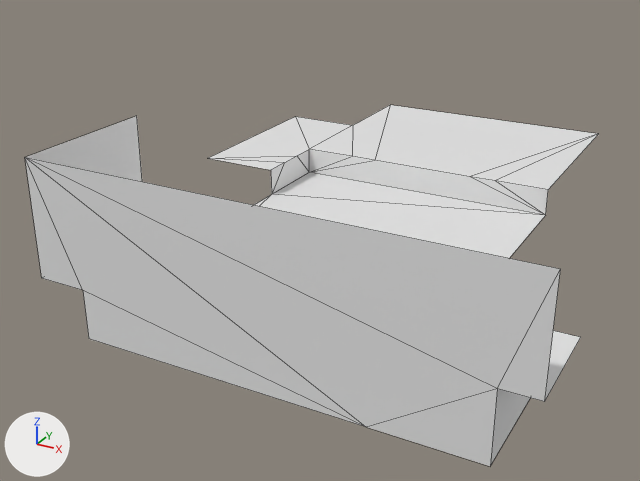
A saved change to the Blender file DummyMaps/Grand/Stage_S11.blend.
Before and after are seen from a 50 mm camera at (23.7, -54.2, 24.6) aimed at (-3.6, -4.6, -0.2). Lighting does not change. The marker at lower left points along +X, +Y and +Z. Mesh edges are drawn as thin lines.
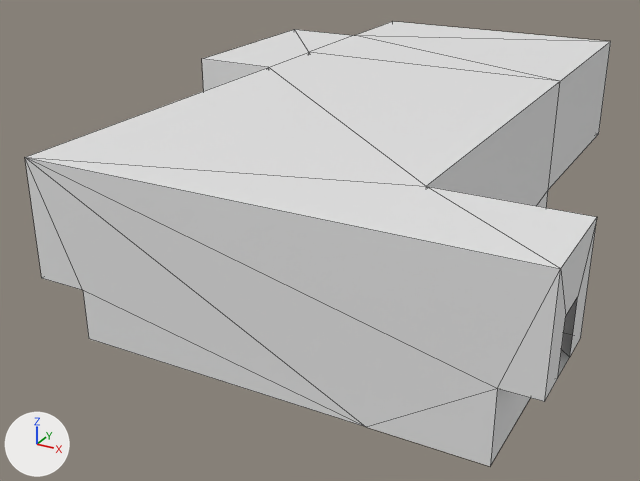
Changed parts and their boxes [x1, y1, x2, y2] in the pictures (640 x 481 px):
'Plane', reshaped (23% taller): before [25, 105, 598, 466]; after [25, 21, 611, 466]
part 1 of me_plane, built on: before [26, 116, 581, 400]; after [26, 21, 611, 400]

The edits, one by one:
me_plane is used by ob_plane; location (0.0, 0.0, 0.0).
me_plane had 35 vertices, 35 faces and spanned x -17.0..17.0, y -23.0..23.0, z 0.0..10.0.
me_plane now has 55 vertices, 75 faces and spans x -17.0..17.0, y -23.0..23.0, z 0.0..10.0.
Part 1, on me_plane:
1 vertex is removed from x -11.0, y -14.0, z 10.0.
2 faces are deleted.
7 vertices are added at x -11.0..17.0, y -21.0..7.0, z 4.0..10.0.
7 new vertices lie (0.0, 0.0, 3.0) away from vertices in x -11.0..5.0, y 3.0..7.0, z 2.0.
7 new vertices lie (0.0, 0.0, 8.0) away from vertices in x -17.0..9.0, y 1.0..23.0, z 2.0.
42 new faces join them.
